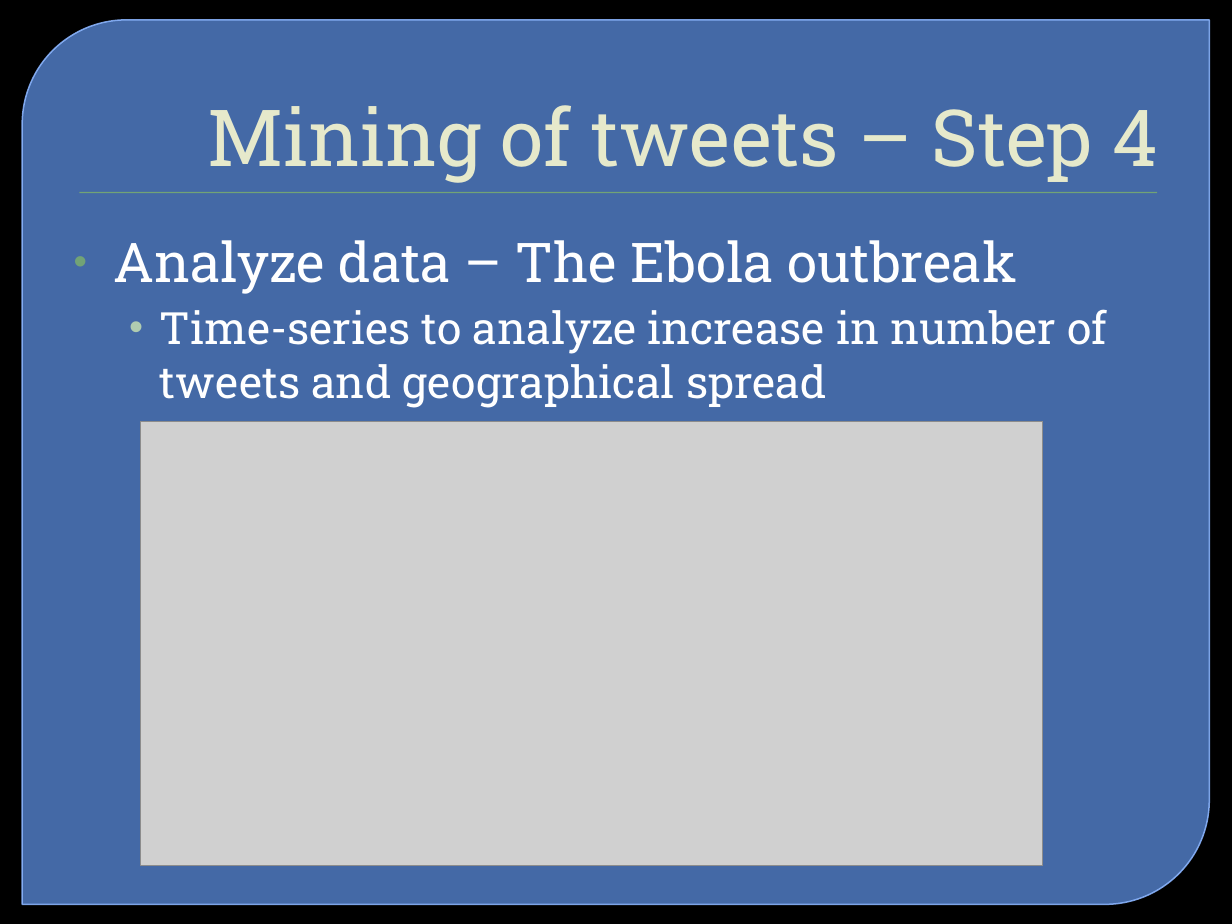
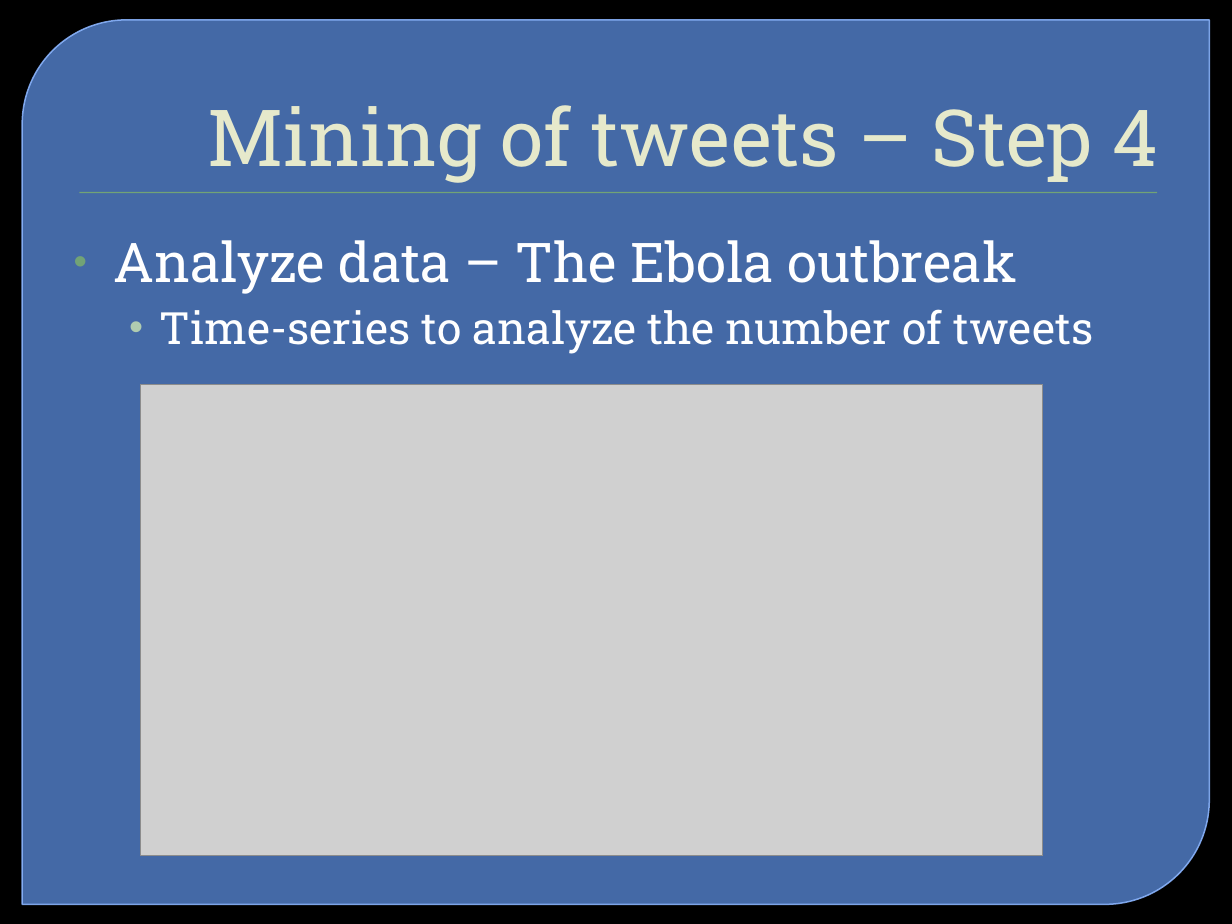
Before and after one commit to GSternelov/Data-Mining-course, a slide deck: slide 11 of Presentation/Twitter - Web Mining.pptx. Drawn at 1232x924 pixels with LibreOffice and Linux fonts; fonts in the diff are those of the drawing; grey boxes stand for pictures; background and template pictures are left out. Boxes give left, top, right and bottom in pixels: in the first picture for what was removed or moved away, otherwise in the second. Text is boxed around its words. In the diff, an @@ line names an element or a change of style, - is before the commit and + after.

Commit message:
Presentation

```diff
--- a/Presentation/Twitter - Web Mining.pptx
+++ b/Presentation/Twitter - Web Mining.pptx
@@ text at <box>160,309,1093,354</box>: text changed @@
-  • Time-series to analyze increase in number of tweets and geographical spread
+  • Time-series to analyze the number of tweets
@@ picture: place and size @@
-picture at <box>140,421,1042,865</box>
+picture at <box>140,384,1042,855</box>
```
Also in this commit, not shown: 3 other slides changed.
